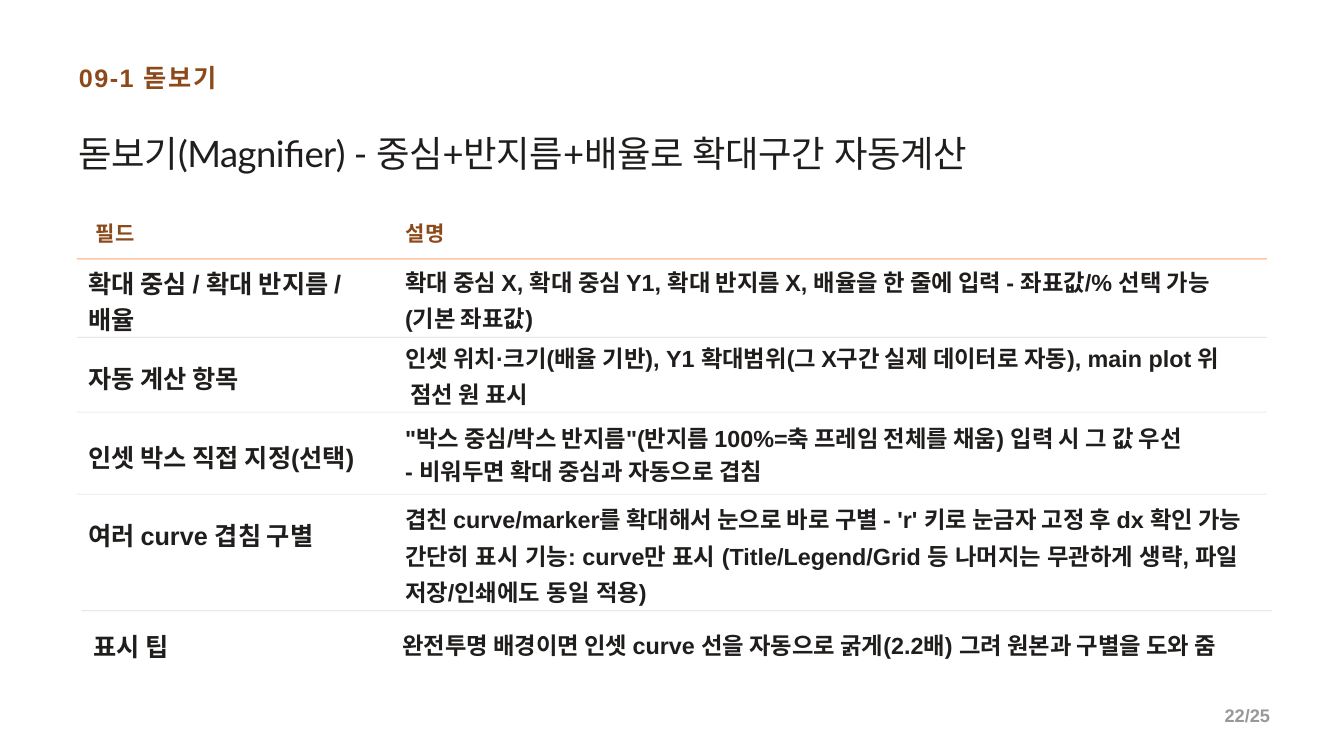
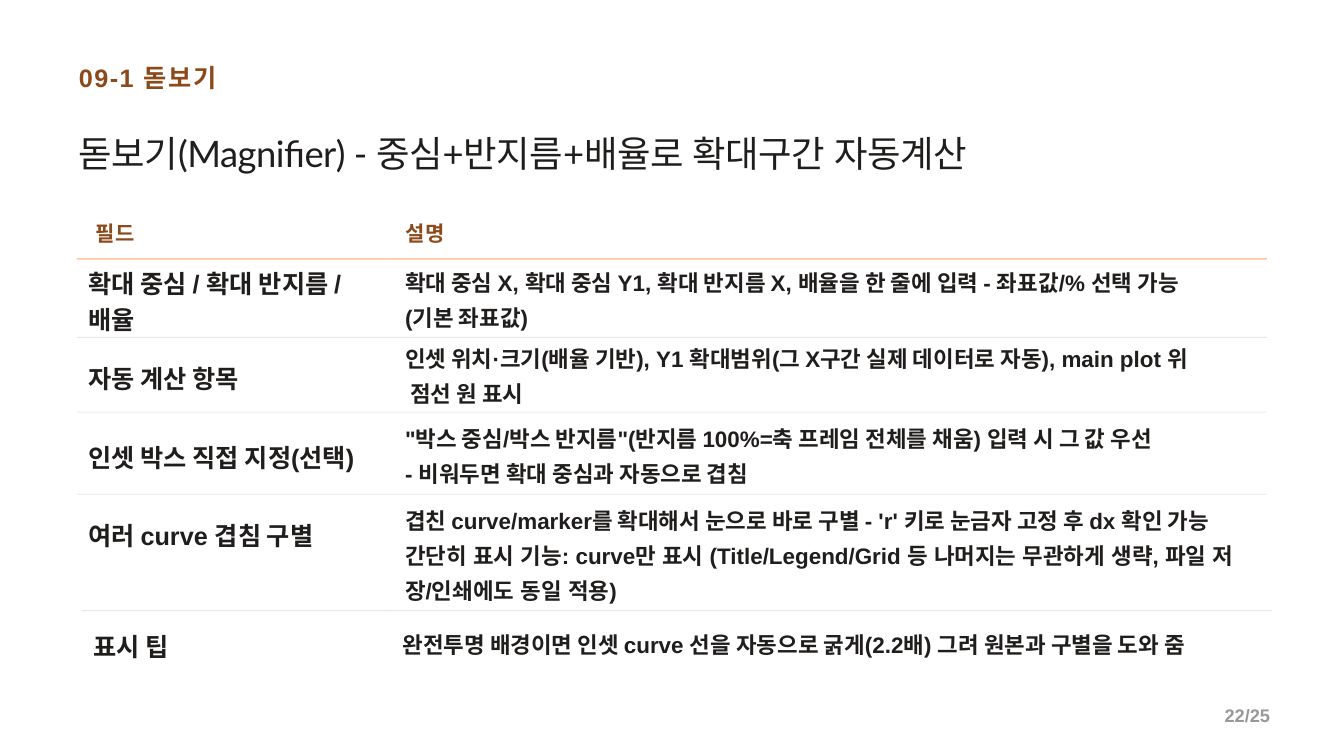
Before and after one commit to CWKIM113/CathPlot_Pub, a slide deck: slide 22 of CathPlot_발표.pptx. Drawn at 1344x756 pixels with LibreOffice and Linux fonts; fonts in the diff are those of the drawing. Boxes give left, top, right and bottom in pixels: in the first picture for what was removed or moved away, otherwise in the second. Text is boxed around its words. In the diff, an @@ line names an element or a change of style, - is before the commit and + after.

```diff
--- a/CathPlot_발표.pptx
+++ b/CathPlot_발표.pptx
@@ text ""박스 중심/박스 반지름"(반지름 100%=축 프레임 ..." at [405, 428, 1152, 484]: size 25 to 24 pt; line spacing 1.2 to 1.3 @@
@@ size 25 to 24 pt in 4 elements at [405, 272, 1178, 331], [405, 348, 1188, 404], [405, 510, 1234, 604], [403, 634, 1185, 658] @@
```
Also in this commit, not shown: 18 other slides changed, 1 other file.
